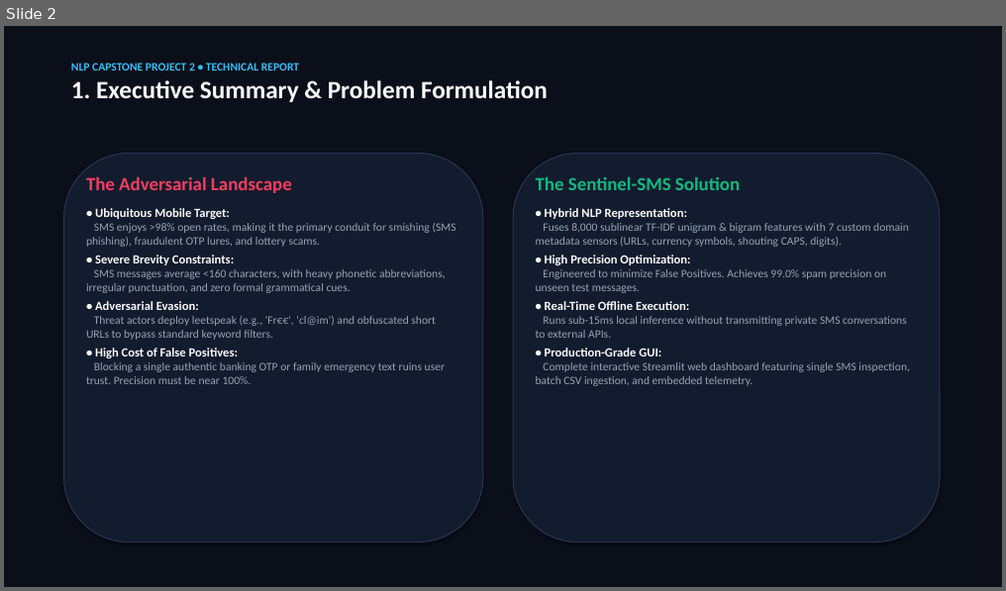
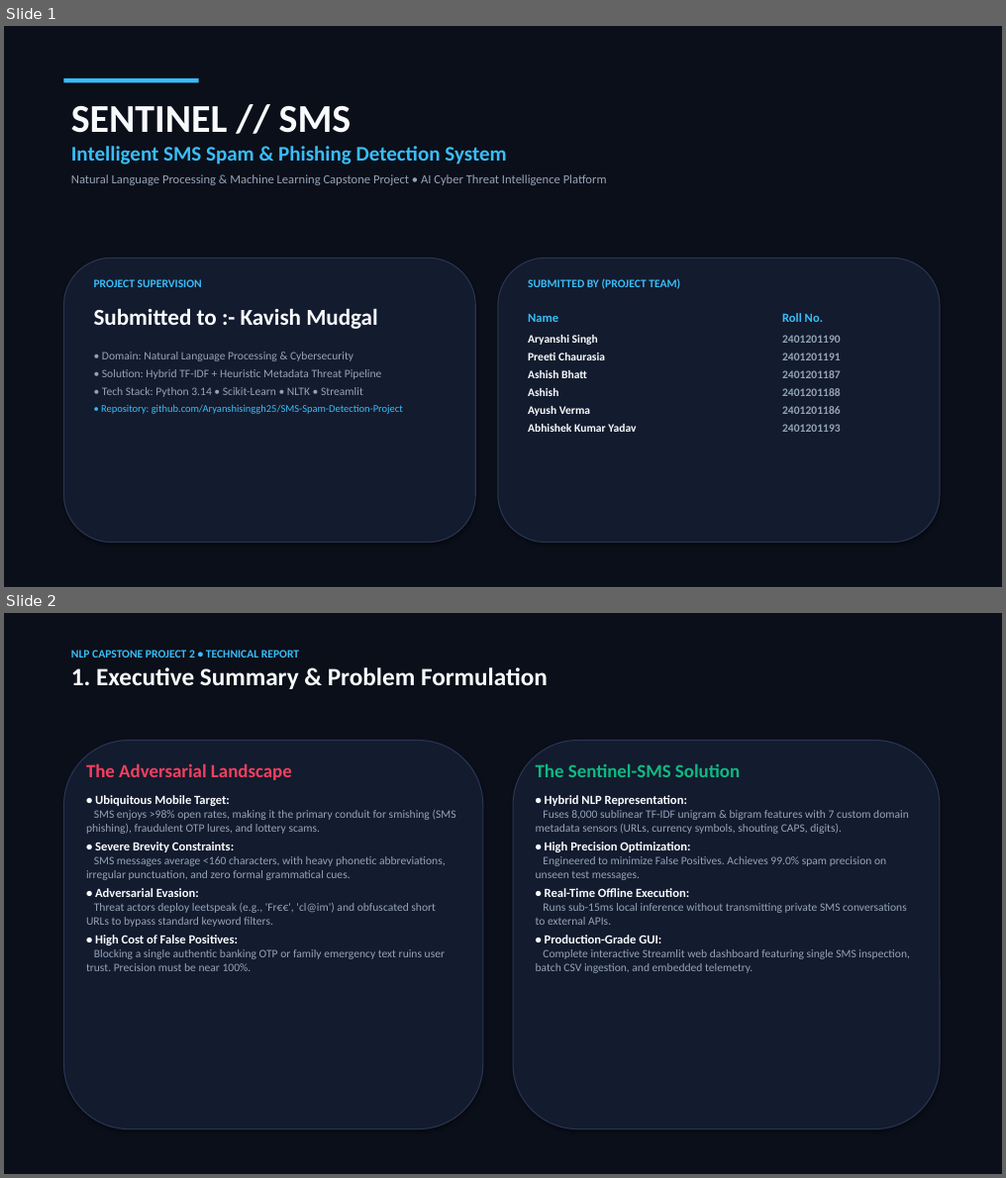
Before and after one commit to Aryanshisinggh25/SMS-Spam-Detection-Project, a slide deck: SMS_Spam_Detection_Presentation.pptx. Shown one above the other, each under a label of ours: slide 2 before the commit, slides 1 and 2 after it. The pictures are 1006x591 and 1006x1178 pixels, drawn with LibreOffice and Linux fonts; fonts in the diff are those of the drawing. Boxes give left, top, right and bottom in pixels: in the first picture for what was removed or moved away, otherwise in the second. Text is boxed around its words. In the diff, an @@ line names an element or a change of style, - is before the commit and + after.

Commit message:
Update title slide with project team members and supervisor details

```diff
--- a/SMS_Spam_Detection_Presentation.pptx
+++ b/SMS_Spam_Detection_Presentation.pptx
@@ slide 1 added at (4,26,1002,587), background #FFFFFF @@
@@ rectangle added at (4,26,1002,587), fill #0B0F19 @@
@@ rectangle added at (63,78,199,82), fill #38BDF8 @@
@@ text added at (71,106,607,185), 12 pt, text #94A3B8 @@
+SENTINEL // SMS
+Intelligent SMS Spam & Phishing Detection System
+Natural Language Processing & Machine Learning Capstone Project • AI Cyber Threat Intelligence Platform
@@ rounded rectangle added at (63,258,475,543), fill #131B2E, outline #283554 1 pt @@
@@ rounded rectangle added at (498,258,940,543), fill #131B2E, outline #283554 1 pt @@
@@ text added at (94,279,403,414), 11 pt, text #94A3B8 @@
+PROJECT SUPERVISION
+Submitted to :- Kavish Mudgal
+• Domain: Natural Language Processing & Cybersecurity
+• Solution: Hybrid TF-IDF + Heuristic Metadata Threat Pipeline
+• Tech Stack: Python 3.14 • Scikit-Learn • NLTK • Streamlit
+• Repository: github.com/Aryanshisinggh25/SMS-Spam-Detection-Project
@@ text added at (528,278,680,289), 11 pt, text #38BDF8, bold @@
+SUBMITTED BY (PROJECT TEAM)
@@ text added at (528,314,636,432), 11 pt, text #F8FAFC, bold @@
+Name
+Aryanshi Singh
+Preeti Chaurasia
+Ashish Bhatt
+Ashish
+Ayush Verma
+Abhishek Kumar Yadav
@@ text added at (782,313,841,432), 11 pt, text #94A3B8, bold @@
+Roll No.
+2401201190
+2401201191
+2401201187
+2401201188
+2401201186
+2401201193
```
Also in this commit, not shown: 1 slide removed, 1 other file.
